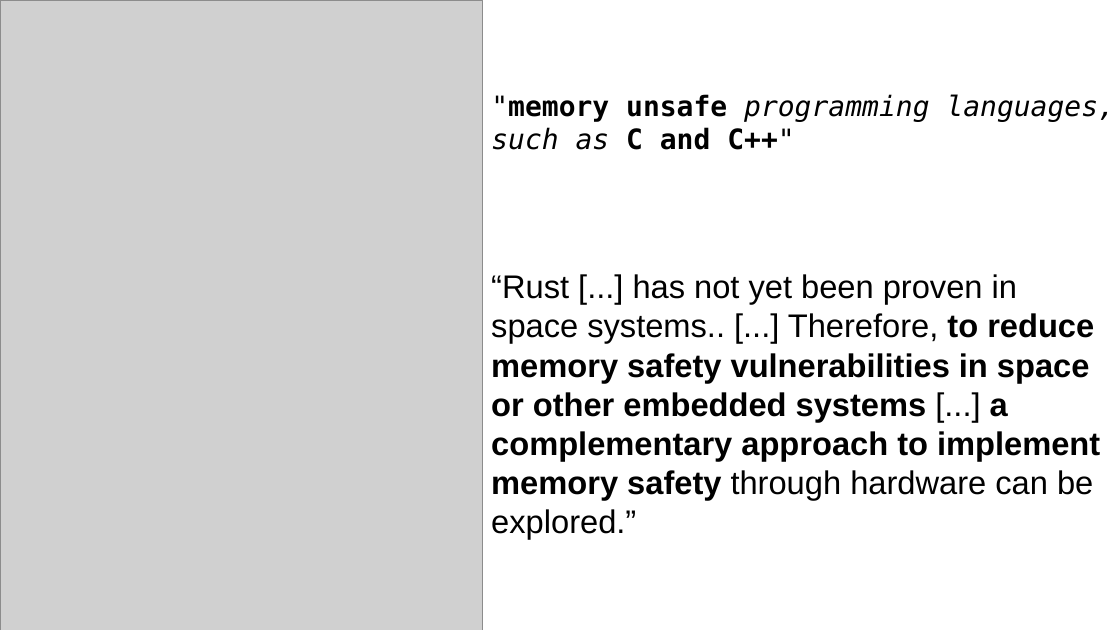
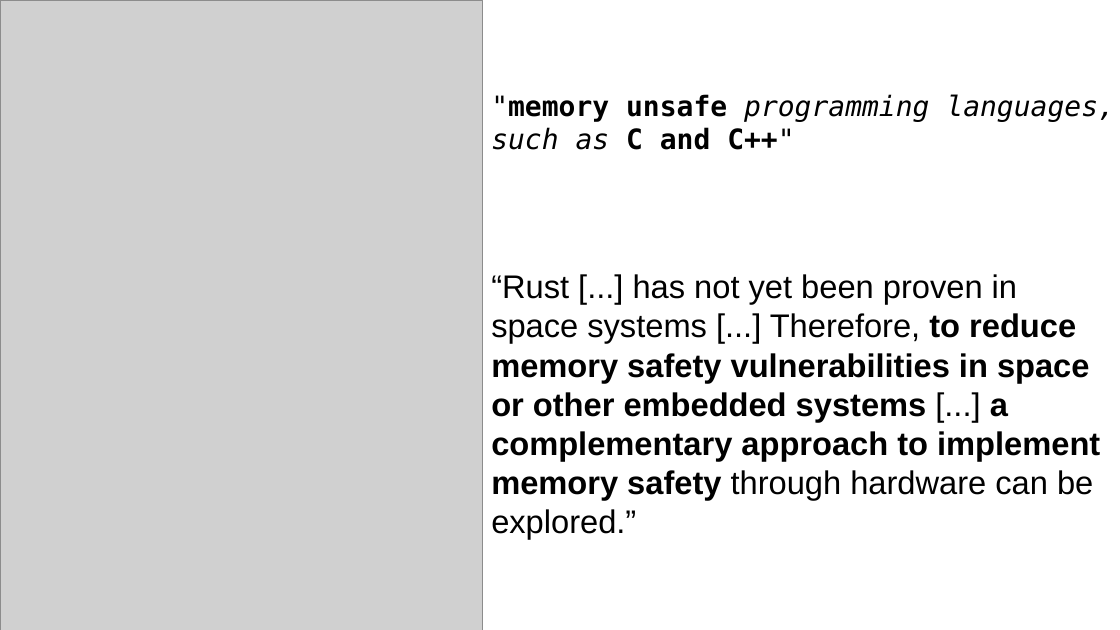
Before and after one commit to LongArmMcGee/cpp-safety, a slide deck: slide 7 of images/safe_cpp_graphics.pptx (slide 6 before the commit). Drawn at 1120x630 pixels with LibreOffice and Linux fonts; fonts in the diff are those of the drawing; grey boxes stand for pictures. Boxes give left, top, right and bottom in pixels: in the first picture for what was removed or moved away, otherwise in the second. Text is boxed around its words. In the diff, an @@ line names an element or a change of style, - is before the commit and + after.

```diff
--- a/images/safe_cpp_graphics.pptx
+++ b/images/safe_cpp_graphics.pptx
@@ text at [491,274,1100,539]: text changed @@
-“Rust [...] has not yet been proven in space systems.. [...] Therefore, to reduce memory safety vulnerabilities in space or other embedded systems [...] a complementary approach to implement memory safety through hardware can be explored.”
+“Rust [...] has not yet been proven in space systems [...] Therefore, to reduce memory safety vulnerabilities in space or other embedded systems [...] a complementary approach to implement memory safety through hardware can be explored.”
```
Also in this commit, not shown: 11 other slides changed, 3 slides added, 1 slide removed, 1 other file.
